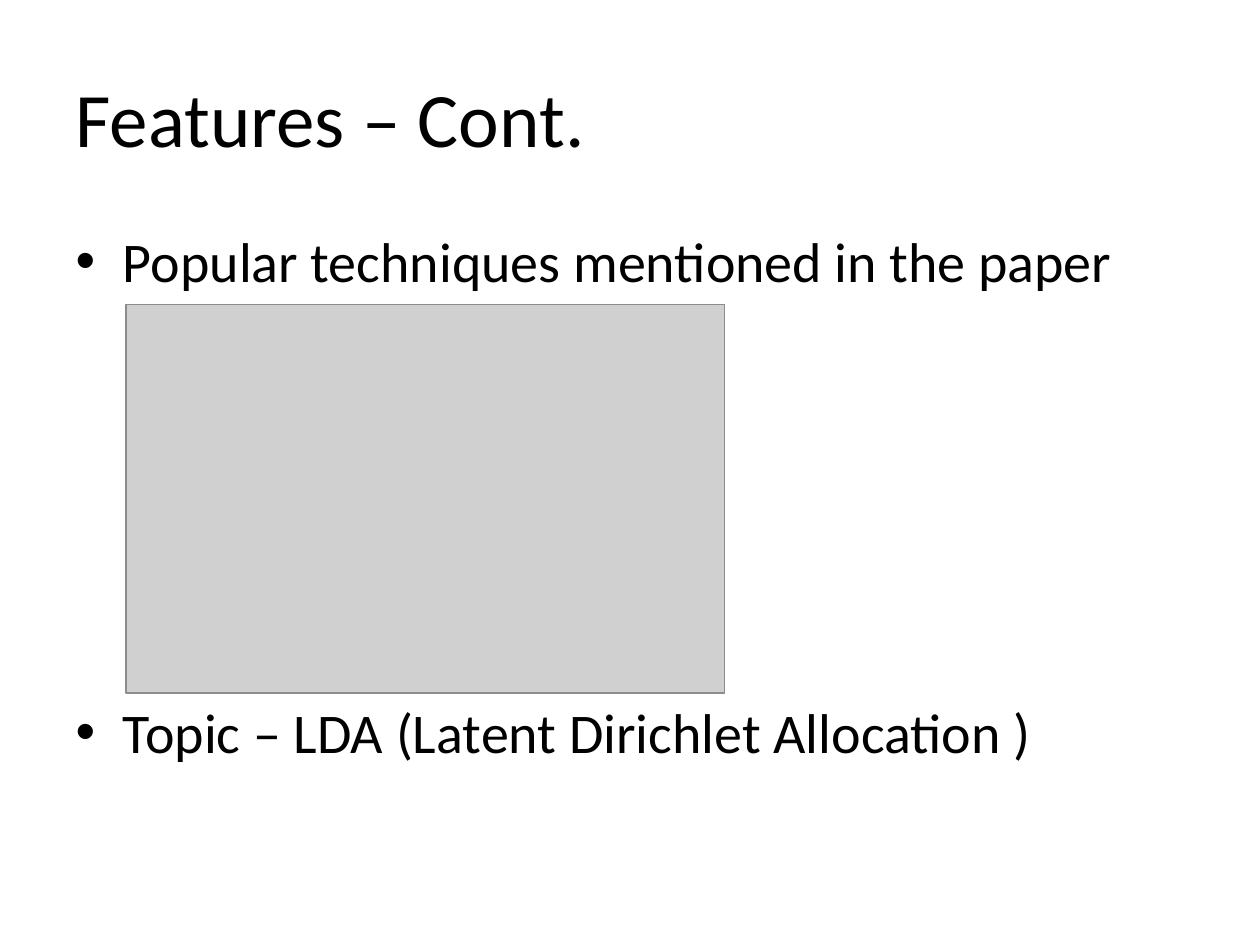
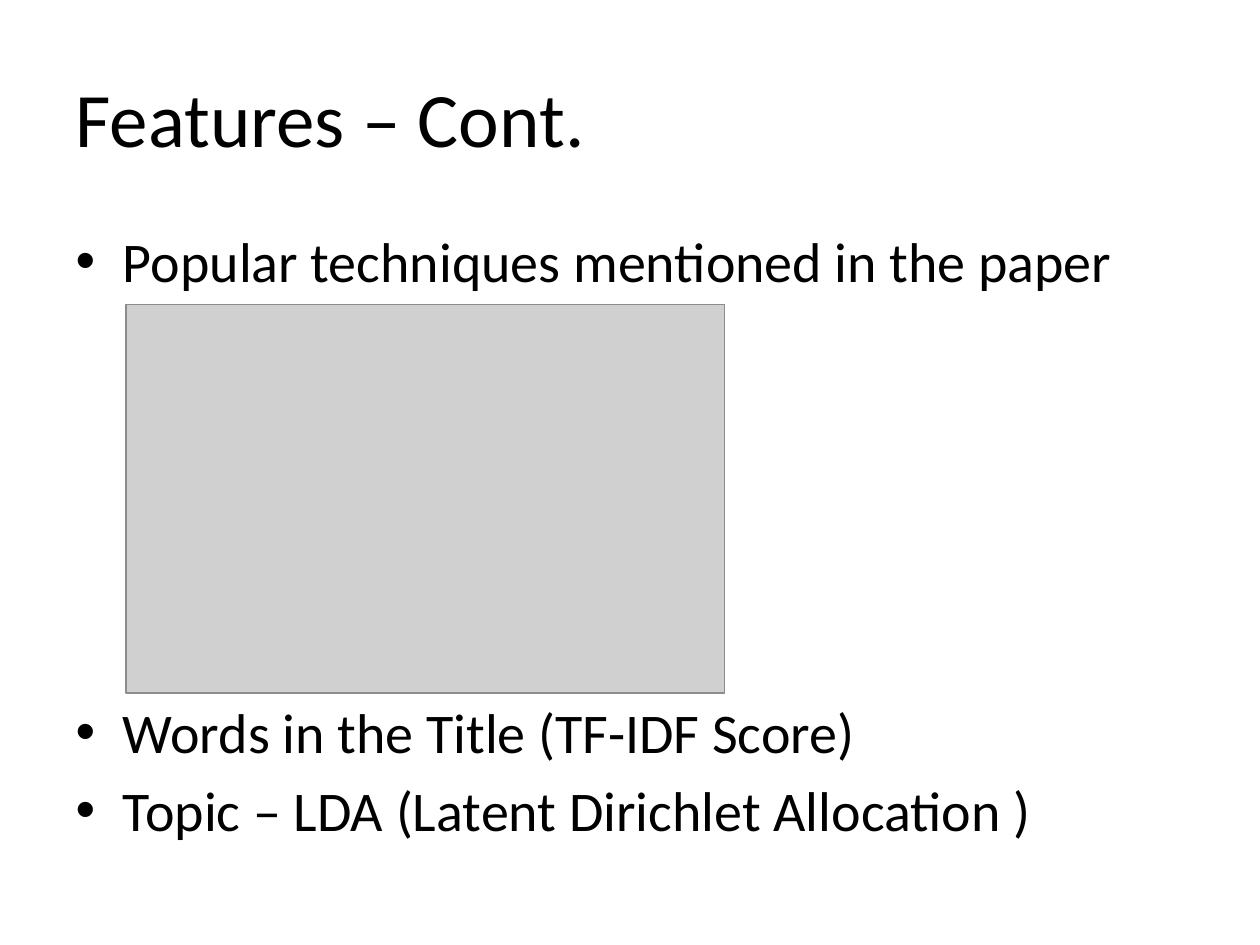
Before and after one commit to Shuyang/uic-automatic-reviewer, a slide deck: slide 5 of project_presentation.pptx. Drawn at 1260x945 pixels with LibreOffice and Linux fonts; fonts in the diff are those of the drawing; grey boxes stand for pictures. Boxes give left, top, right and bottom in pixels: in the first picture for what was removed or moved away, otherwise in the second. Text is boxed around its words. In the diff, an @@ line names an element or a change of style, - is before the commit and + after.

```diff
--- a/project_presentation.pptx
+++ b/project_presentation.pptx
@@ text at box(123, 712, 854, 761): paragraph added @@
+• Words in the Title (TF-IDF Score)
```
Also in this commit, not shown: 5 other slides changed, 1 slide added, 1 slide removed, 9 other files.
